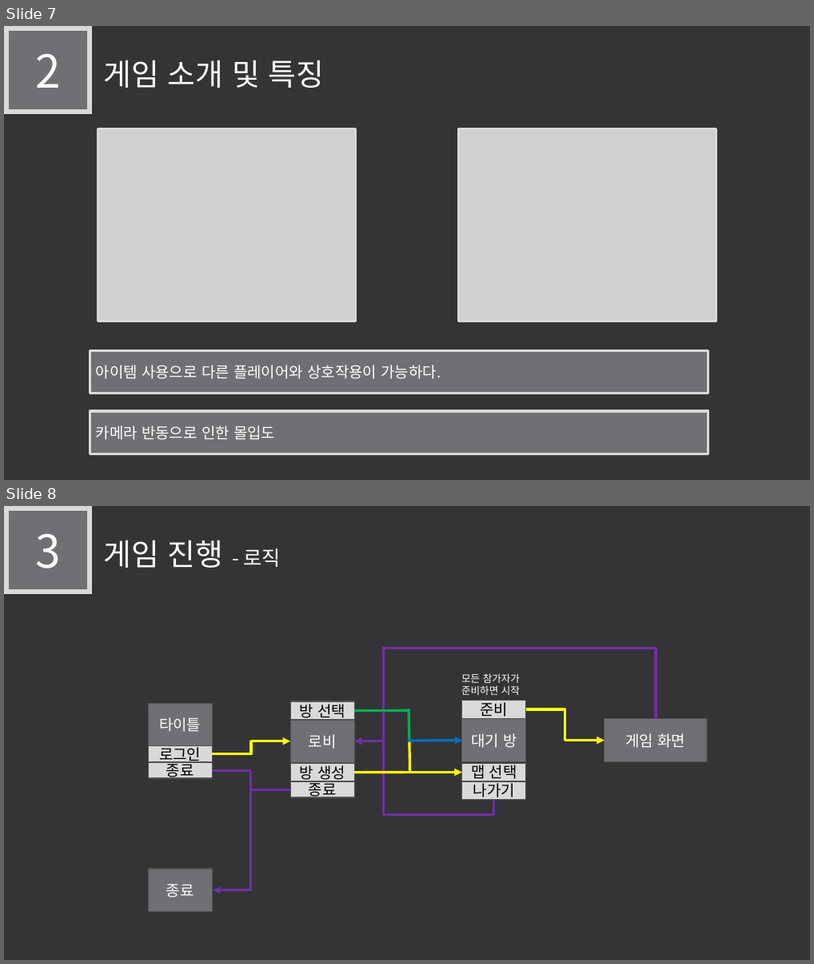
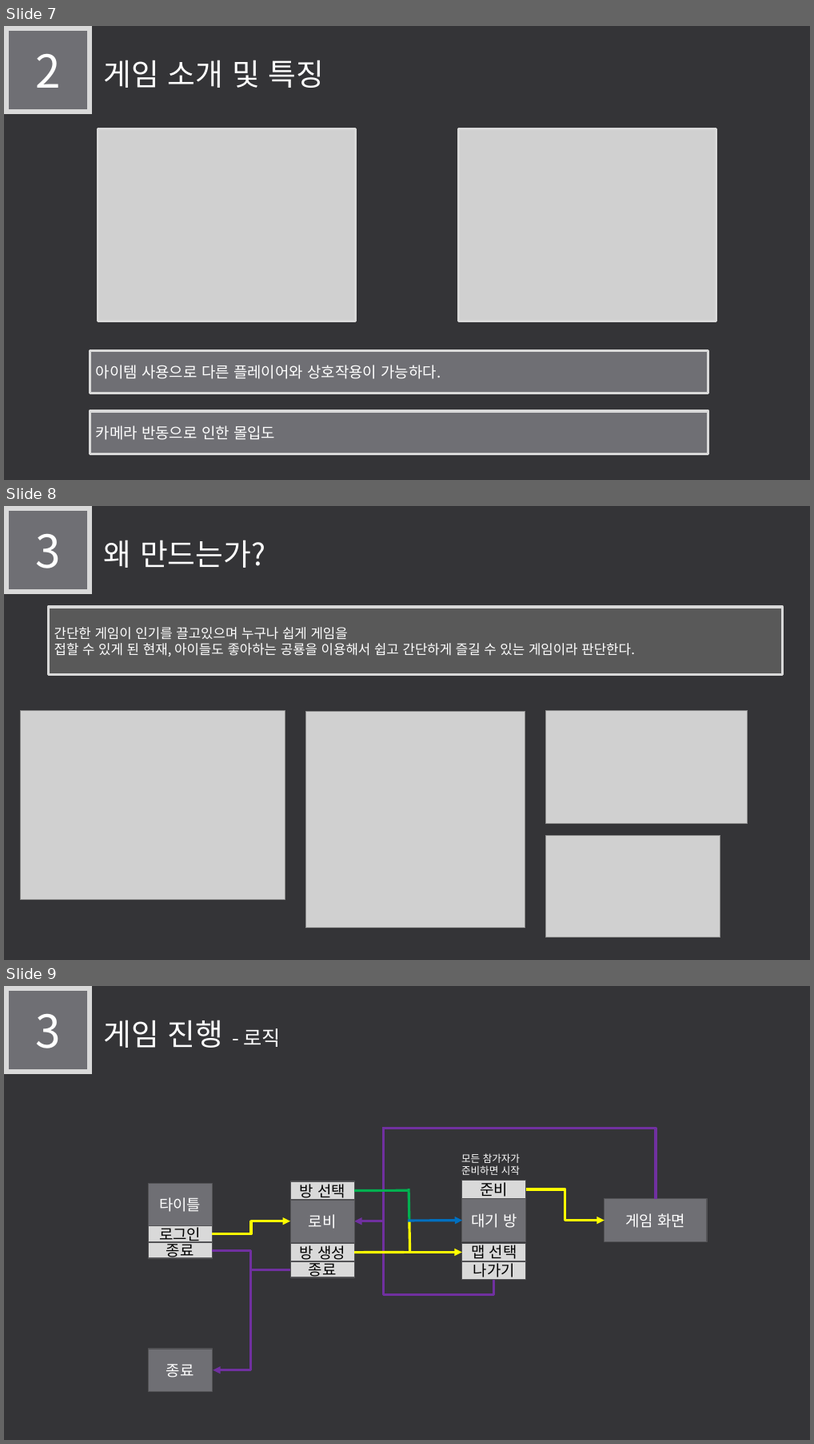
Before and after one commit to LEGO0937/Our_Project, a slide deck: 기획단계/졸작 제안서_α.pptx. Shown one above the other, each under a label of ours: slides 7 and 8 before the commit, slides 7, 8 and 9 after it. The pictures are 814x964 and 814x1444 pixels, drawn with LibreOffice and Linux fonts; fonts in the diff are those of the drawing; grey boxes stand for pictures. Boxes give left, top, right and bottom in pixels: in the first picture for what was removed or moved away, otherwise in the second. Text is boxed around its words. In the diff, an @@ line names an element or a change of style, - is before the commit and + after.

```diff
--- a/기획단계/졸작 제안서_α.pptx
+++ b/기획단계/졸작 제안서_α.pptx
@@ slide 8 added at box(4, 506, 810, 960), background #353537 @@
@@ rectangle added at box(6, 508, 90, 592), fill #6F6F74, outline #D9D9D9 6 pt, 54 pt, text #FFFFFF @@
+3
@@ text added at box(104, 540, 266, 568), 36 pt, text #FFFFFF @@
+왜 만드는가?
@@ rectangle added at box(48, 607, 783, 675), fill #595959, outline #D9D9D9 3 pt, 16 pt, text #FFFFFF @@
+간단한 게임이 인기를 끌고있으며 누구나 쉽게 게임을
+접할 수 있게 된 현재, 아이들도 좋아하는 공룡을 이용해서 쉽고 간단하게 즐길 수 있는 게임이라 판단한다.
@@ picture added at box(20, 710, 286, 900) @@
@@ picture added at box(306, 711, 526, 928) @@
@@ picture added at box(546, 710, 748, 823) @@
@@ picture added at box(546, 835, 721, 936) @@
@@ what was slide 8 is now slide 9 @@
```
Also in this commit, not shown: 2 slides changed.
